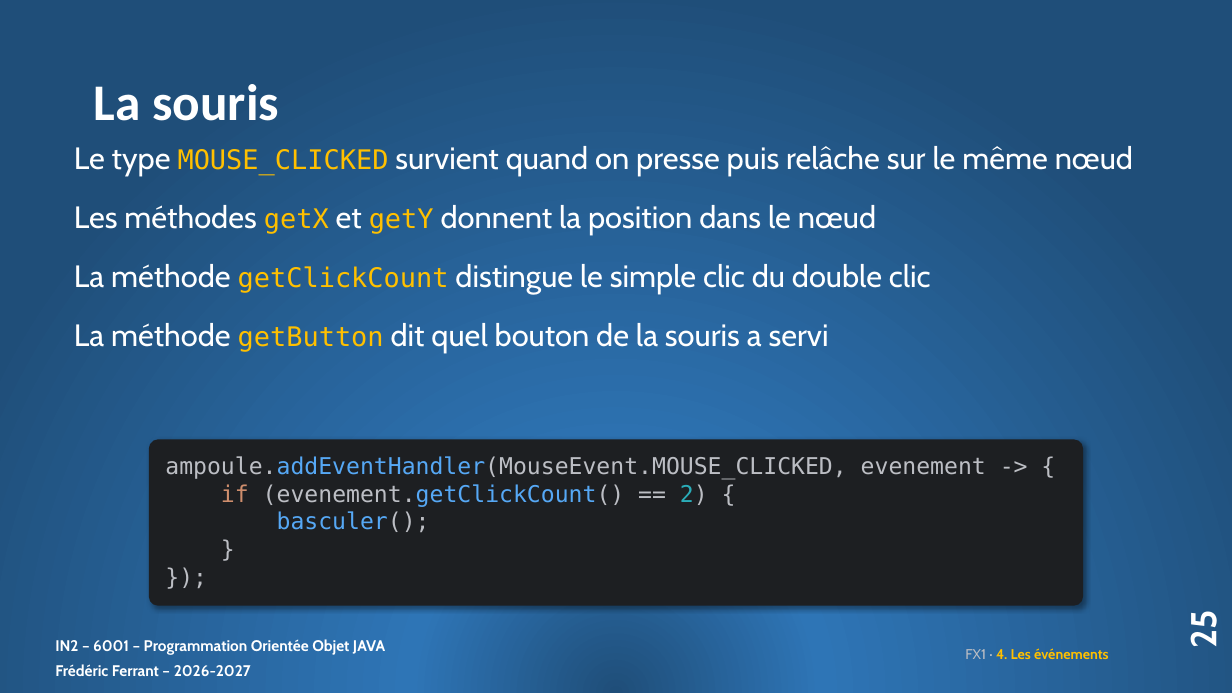
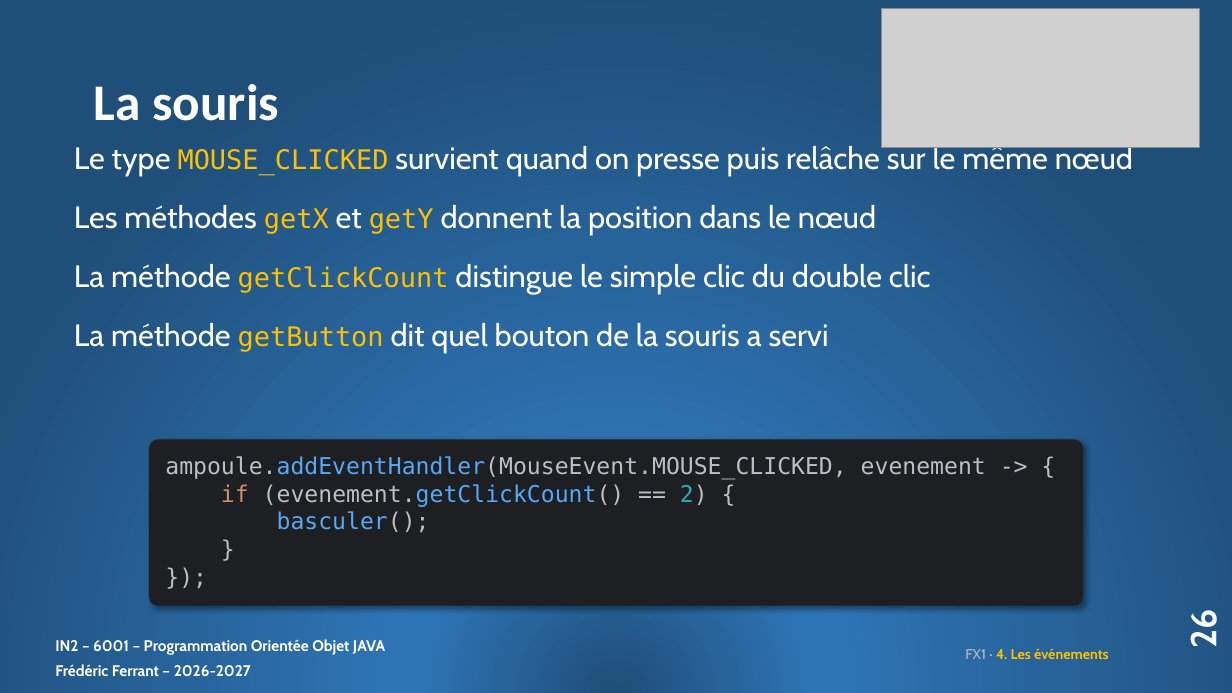
Before and after one commit to ferrantbe/ExercicesJavaClaude, a slide deck: slide 26 of _slides/remanies/14. FX1_slides.pptx (slide 25 before the commit). Drawn at 1232x693 pixels with LibreOffice and Linux fonts; fonts in the diff are those of the drawing; grey boxes stand for pictures. Boxes give left, top, right and bottom in pixels: in the first picture for what was removed or moved away, otherwise in the second. Text is boxed around its words. In the diff, an @@ line names an element or a change of style, - is before the commit and + after.

```diff
--- a/_slides/remanies/14. FX1_slides.pptx
+++ b/_slides/remanies/14. FX1_slides.pptx
@@ picture added at [882,9,1200,148] @@
@@ page number at [1182,612,1226,646]: text changed @@
-25
+26
```
Also in this commit, not shown: 9 other slides changed, 1 slide added, 2 other files.
